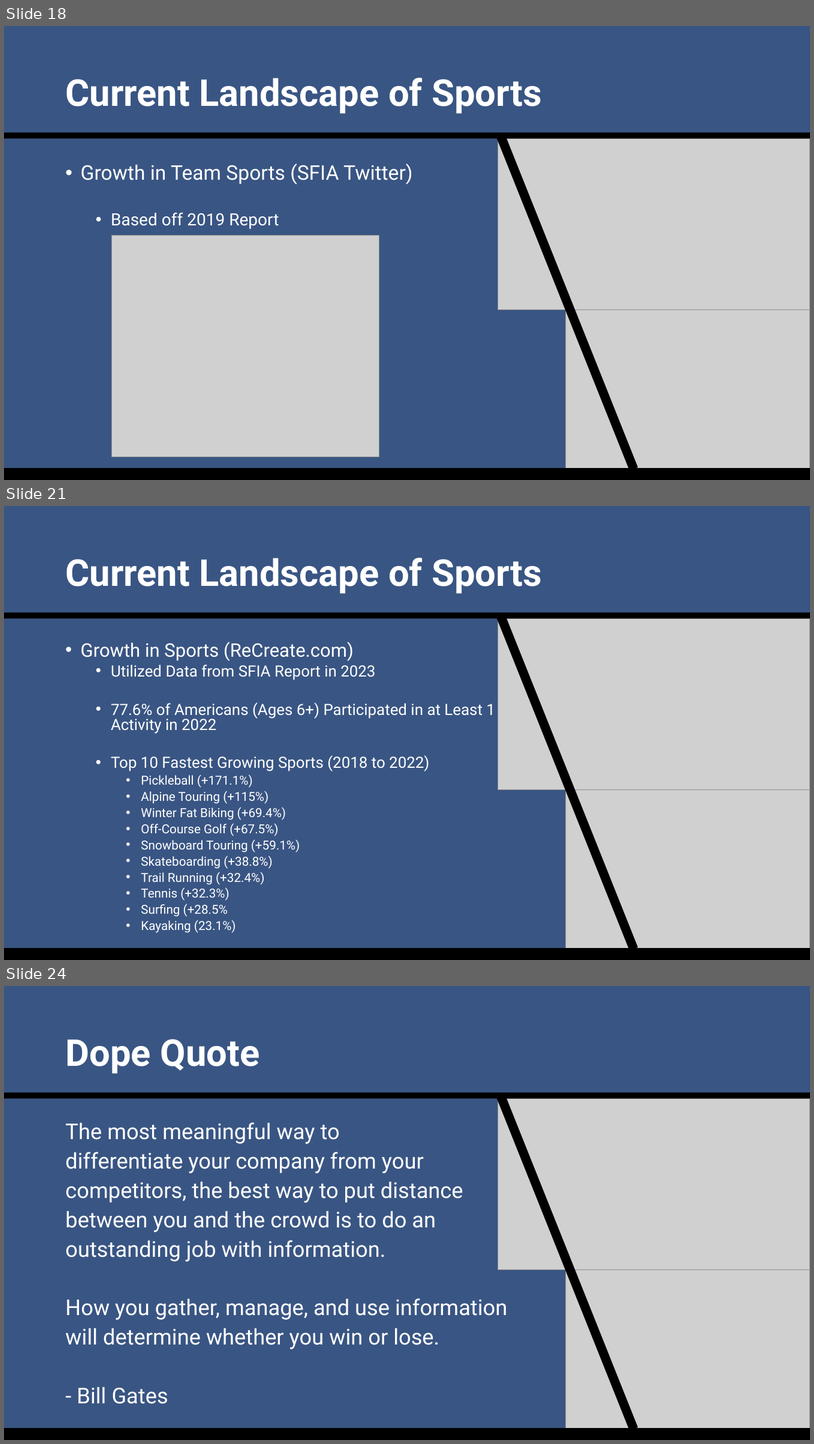
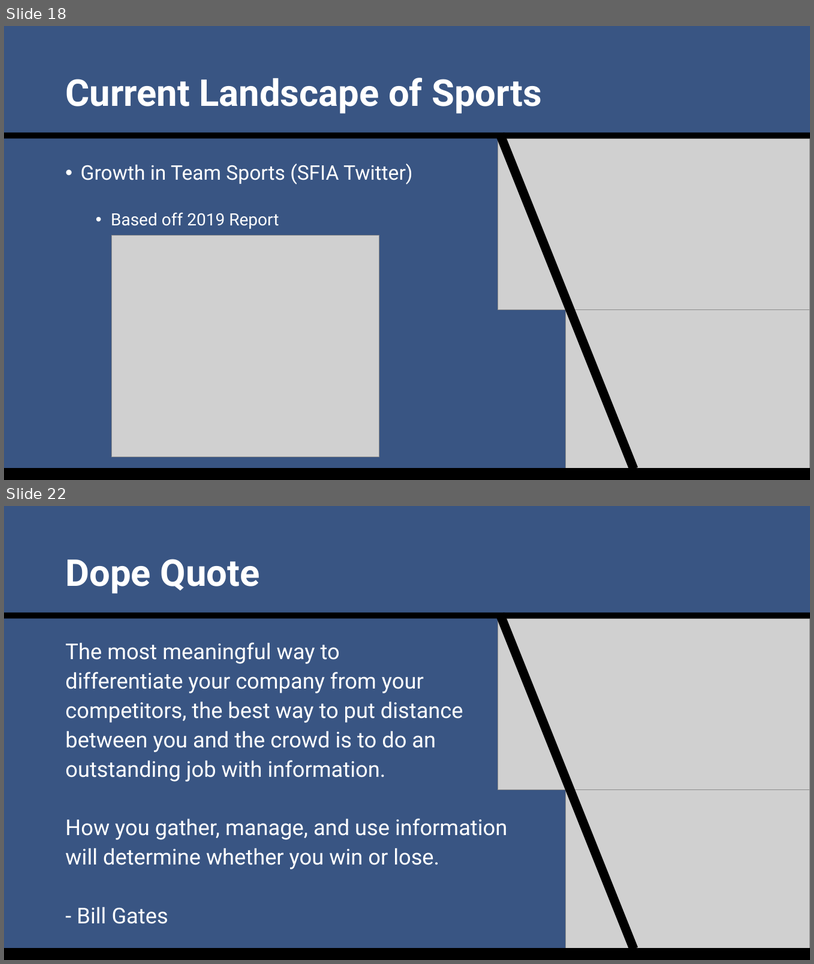
Before and after one commit to SuperMarioGiacomazzo/STOR538_WEBSITE, a slide deck: Slides/Sports Analytics 1/Sports_Analytics_1_Lecture.pptx. Shown one above the other, each under a label of ours: slides 18, 21 and 24 before the commit, slides 18 and 22 after it; the slides between them are not shown. The pictures are 814x1444 and 814x964 pixels, drawn with LibreOffice and Linux fonts; fonts in the diff are those of the drawing; grey boxes stand for pictures. Boxes give left, top, right and bottom in pixels: in the first picture for what was removed or moved away, otherwise in the second. Text is boxed around its words. In the diff, an @@ line names an element or a change of style, - is before the commit and + after.

```diff
--- a/Slides/Sports Analytics 1/Sports_Analytics_1_Lecture.pptx
+++ b/Slides/Sports Analytics 1/Sports_Analytics_1_Lecture.pptx
@@ slide 21 removed at [4,506,810,960], background #395583 @@
@@ title removed at [65,558,542,594] @@
-Current Landscape of Sports
@@ rectangle removed at [4,612,810,619] @@
@@ rectangle removed at [496,612,638,951] @@
@@ picture removed at [498,619,810,790] @@
@@ text removed at [81,642,495,933] @@
-• Growth in Sports (ReCreate.com)
-  • Utilized Data from SFIA Report in 2023
-  • 77.6% of Americans (Ages 6+) Participated in at Least 1 Activity in 2022
-  • Top 10 Fastest Growing Sports (2018 to 2022)
-    • Pickleball (+171.1%)
-    • Alpine Touring (+115%)
-    • Winter Fat Biking (+69.4%)
-    • Off-Course Golf (+67.5%)
-    • Snowboard Touring (+59.1%)
-    • Skateboarding (+38.8%)
-    • Trail Running (+32.4%)
-    • Tennis (+32.3%)
-    • Surfing (+28.5%
-    • Kayaking (23.1%)
@@ picture removed at [566,789,810,960] @@
@@ rectangle removed at [4,948,810,960] @@
@@ what was slide 24 is now slide 22 @@
```
Also in this commit, not shown: 10 slides changed, 2 slides added, 3 other slides removed, 12 other files.
